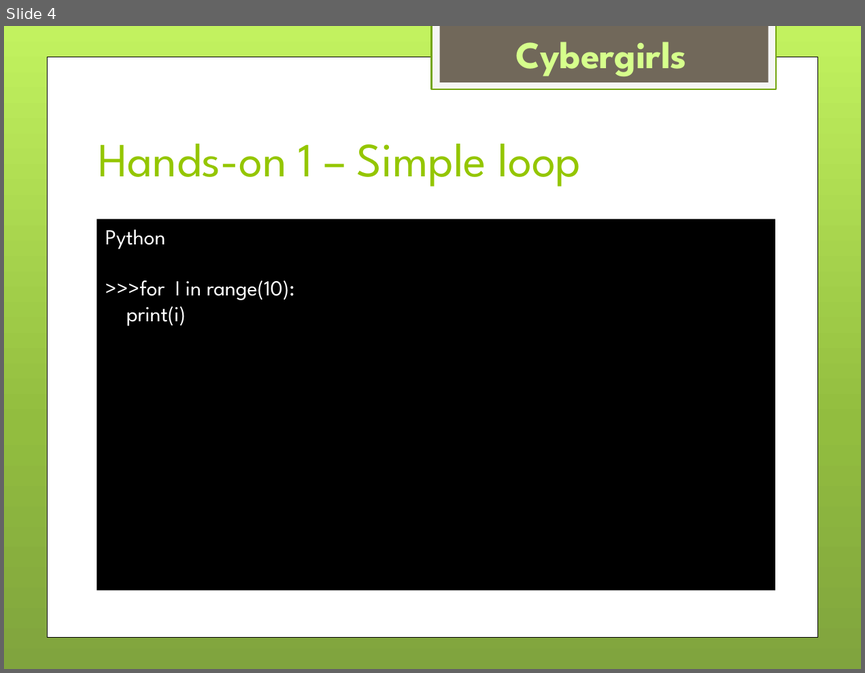
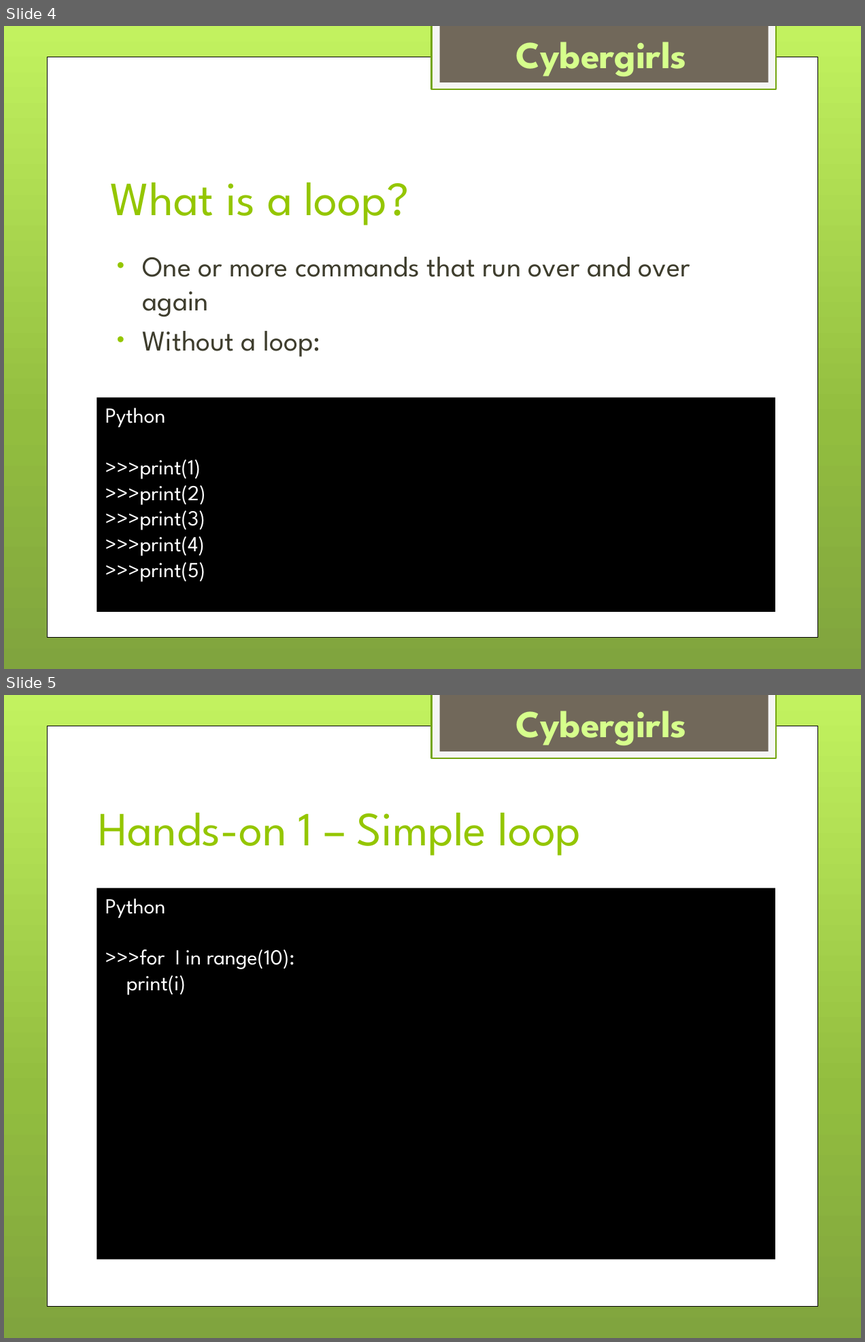
Before and after one commit to drahmel/el-segundo-girl-scouts-robotics-2017, a slide deck: meeting-4-loops/Girl Scouts LEGO Robotics - Meeting 4 - Loops.pptx. Shown one above the other, each under a label of ours: slide 4 before the commit, slides 4 and 5 after it. The pictures are 865x673 and 865x1342 pixels, drawn with LibreOffice and Linux fonts; fonts in the diff are those of the drawing; background and template pictures are left out. Boxes give left, top, right and bottom in pixels: in the first picture for what was removed or moved away, otherwise in the second. Text is boxed around its words. In the diff, an @@ line names an element or a change of style, - is before the commit and + after.

Commit message:
DJR:Added while loop

```diff
--- a/meeting-4-loops/Girl Scouts LEGO Robotics - Meeting 4 - Loops.pptx
+++ b/meeting-4-loops/Girl Scouts LEGO Robotics - Meeting 4 - Loops.pptx
@@ slide 4 added at (4,26,861,669), background gradient #C3F35F to #93BF3F to #81A53E; not listed: 4 template elements that a slide beside it also shows @@
@@ title added at (110,182,409,225), 40 pt, text #94C600 @@
+What is a loop?
@@ text added at (143,257,690,356), 24 pt, text #3E3D2D @@
+• One or more commands that run over and over again
+• Without a loop:
@@ rectangle added at (96,397,775,611), fill #000000, 18 pt, text #FFFFFF @@
+Python
+>>>print(1)
+>>>print(2)
+>>>print(3)
+>>>print(4)
+>>>print(5)
@@ what was slide 4 is now slide 5 @@
```
Also in this commit, not shown: 3 slides changed, 1 other slide added, 2 other files.
